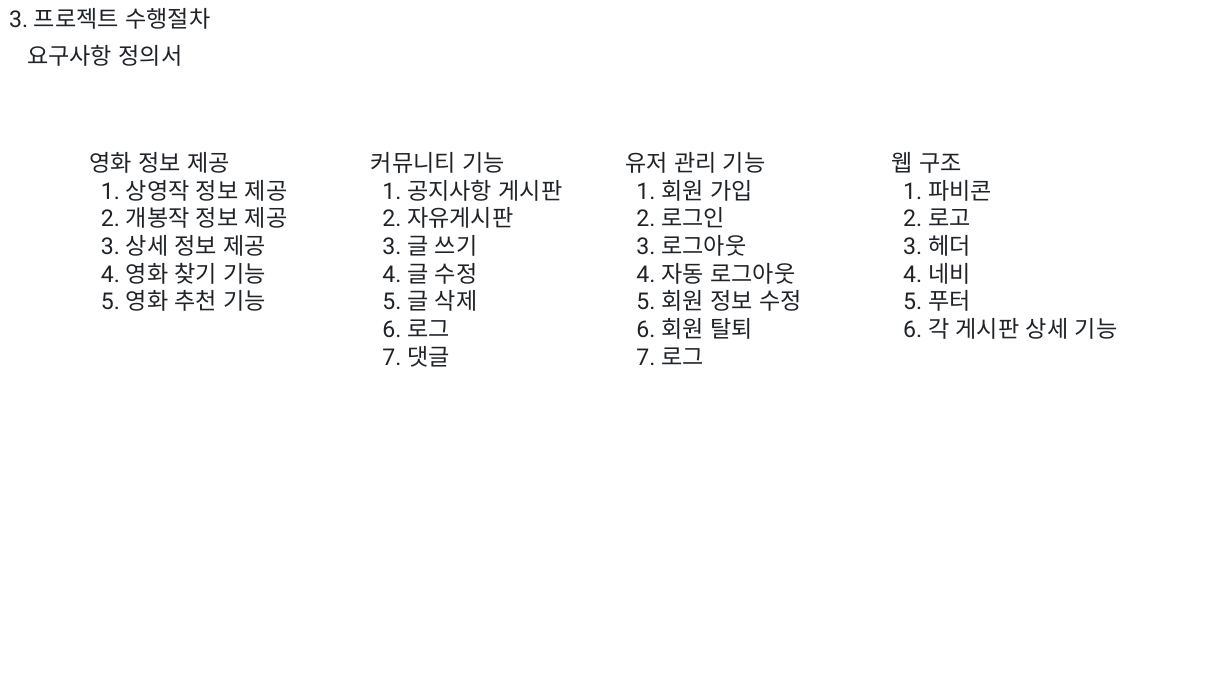
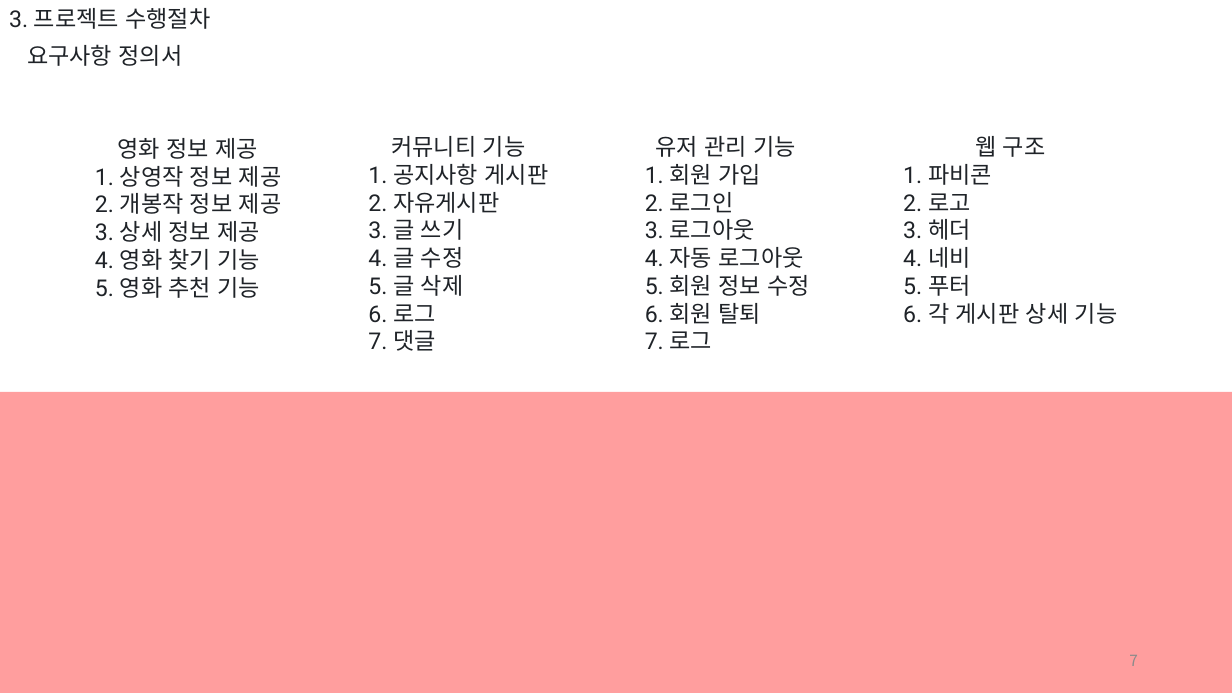
Before and after one commit to 909ma/VIE-Oh-What-is-The-Film-Today, a slide deck: slide 7 of 기타/발표 자료/초본.pptx (slide 5 before the commit). Drawn at 1232x693 pixels with LibreOffice and Linux fonts; fonts in the diff are those of the drawing. Boxes give left, top, right and bottom in pixels: in the first picture for what was removed or moved away, otherwise in the second. Text is boxed around its words. In the diff, an @@ line names an element or a change of style, - is before the commit and + after.

```diff
--- a/기타/발표 자료/초본.pptx
+++ b/기타/발표 자료/초본.pptx
@@ text "영화 정보 제공": place and size @@
-text "영화 정보 제공" at box(89, 152, 288, 311)
+text "영화 정보 제공" at box(95, 138, 282, 298)
@@ text at box(117, 138, 258, 159): alignment left to centre @@
@@ text "커뮤니티 기능": place and size @@
-text "커뮤니티 기능" at box(371, 152, 563, 367)
+text "커뮤니티 기능" at box(368, 136, 549, 351)
@@ text at box(391, 136, 526, 157): alignment left to centre @@
@@ text "유저 관리 기능": place and size @@
-text "유저 관리 기능" at box(625, 152, 802, 365)
+text "유저 관리 기능" at box(645, 136, 811, 349)
@@ text at box(656, 136, 796, 157): alignment left to centre @@
@@ text "웹 구조": place and size @@
-text "웹 구조" at box(892, 152, 1118, 339)
+text "웹 구조" at box(903, 136, 1118, 324)
@@ text at box(975, 136, 1046, 157): alignment left to centre @@
@@ rectangle added at box(0, 392, 1232, 693), fill #FF0000 at 38% opacity @@
@@ page number added at box(1129, 655, 1138, 666), 12 pt, text #8C8C8C @@
+7
```
Also in this commit, not shown: 9 other slides changed, 4 slides added, 1 slide removed.
